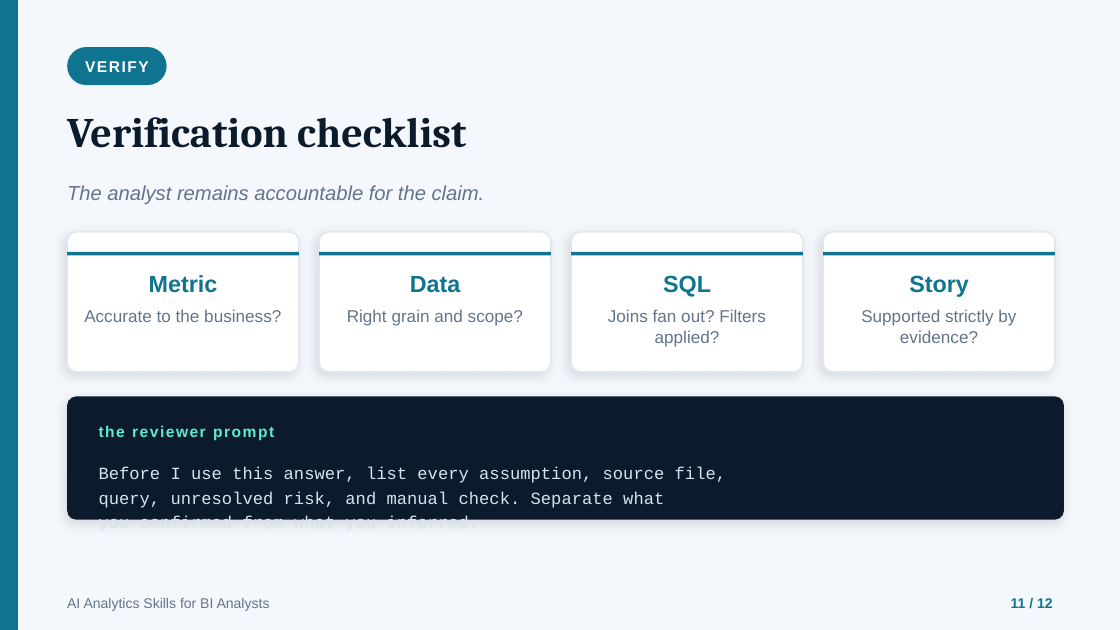
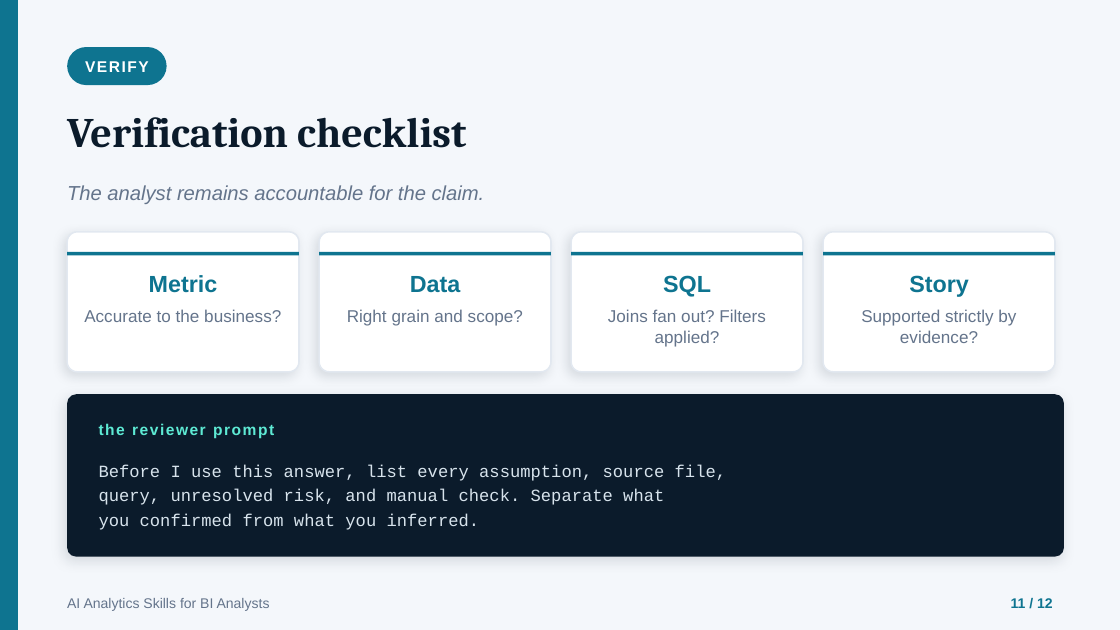
Before and after one commit to CollinBoback/ai-analytics-skills, a slide deck: slide 11 of slides/ai-analytics-skills-workshop.pptx. Drawn at 1120x630 pixels with LibreOffice and Linux fonts; fonts in the diff are those of the drawing. Boxes give left, top, right and bottom in pixels: in the first picture for what was removed or moved away, otherwise in the second. Text is boxed around its words. In the diff, an @@ line names an element or a change of style, - is before the commit and + after.

```diff
--- a/slides/ai-analytics-skills-workshop.pptx
+++ b/slides/ai-analytics-skills-workshop.pptx
@@ rounded rectangle: place and size @@
-rounded rectangle at box(67, 396, 1064, 520)
+rounded rectangle at box(67, 394, 1064, 557)
@@ rounded rectangle at box(67, 394, 1064, 557): proportions changed @@
@@ text "Before I use this answer, ..." rewrapped from box(99, 467, 726, 520) to box(99, 464, 726, 530) @@
```
Also in this commit, not shown: 2 other slides changed.
